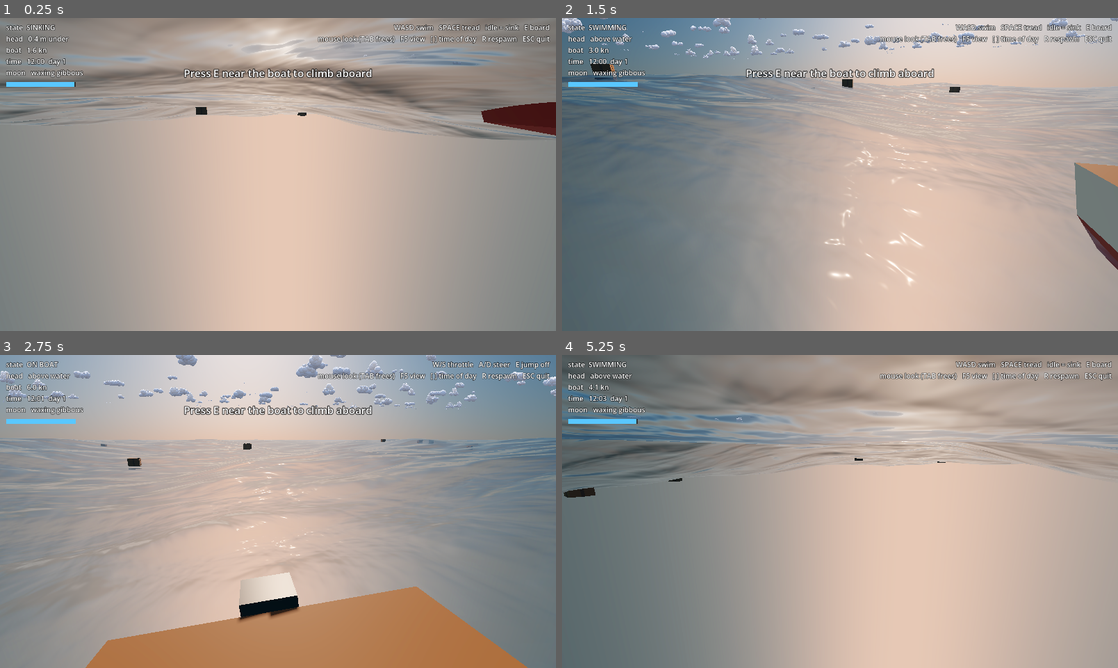
Above: before the commit, frames 1-4 (two rows, left to right).
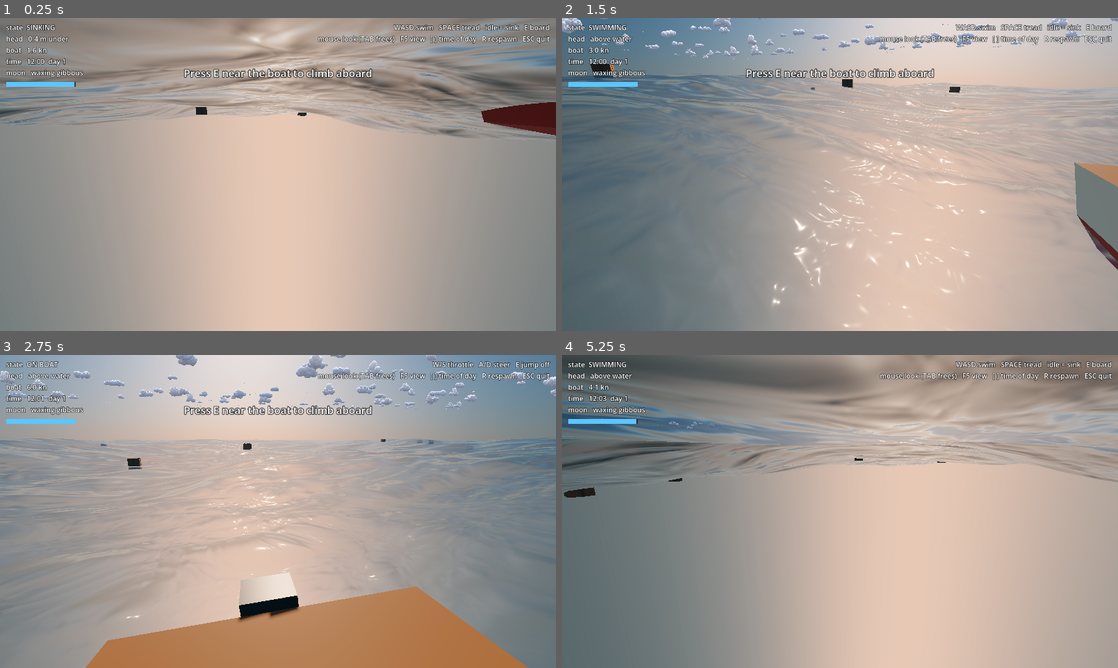
Above: after the commit, the same moments.

Repository: DocRountree/game
Game: Godot game, scene res://src/world/open_ocean/open_ocean.tscn
Two runs of this game, one before a commit and one after it. Both use one fixed random seed, a clock stepped at 60 frames per second and the inputs below.
Inputs (mouse positions are in pixels of both pictures, inside the frame that each line leads up to):
- Up to frame 1 (0.25 s): no input
- Up to frame 2 (1.5 s): tap E (interact) at 0.5, 1.25 s; move the mouse to (867, 174) at 0.52 s; hold W (move_forward) from 0.53 s (still down); tap Down (camera_down) at 0.6 s; move the mouse to (812, 174) at 1.27 s; tap Left (camera_left) at 1.35 s
- Up to frame 3 (2.75 s): keep holding W (move_forward); tap E (interact) at 2 s; move the mouse to (289, 505) at 2.02 s; tap Right (camera_right) at 2.1 s
- Up to frame 4 (5.25 s): tap E (interact) at 2.75, 3.5 s; move the mouse to (834, 517) at 2.77 s; tap Up (camera_up) at 2.85 s; move the mouse to (878, 514) at 3.52 s; hold E (interact) 3.53-4.28 s; move the mouse to (795, 508) at 4.27 s; tap Tab (toggle_mouse) at 4.35 s; move the mouse to (867, 511) at 5.02 s; release W (move_forward) at 5.03 s; hold S (move_back) from 5.03 s (still down); hold Space (tread) from 5.03 s (still down)

The runs differ from the first frame. In frame 1, 9.2% of the frame differs, in the area x 0-100%, y 0-39%; in frame 2, 2.5%; in frame 3, 1.6%; in frame 4, 12%, in the area x 0-100%, y 0-43%.

Commit message:
Short-crested water detail: curved crests and wave packets
- A broad, slowly drifting warp bends the small waves' crest lines over
  metres instead of letting them run straight forever.
- Each small wave comes in packets: an envelope fades it along its crest
  after ~2 wavelengths and along its travel after ~3, moving at the group
  velocity (half the crest speed), so crests are born at the back of a
  packet and die at its front. A floor keeps some roughness between
  packets. Same cost as before (a few extra multiplies per wave).

Diff:
--- a/src/systems/water/ocean/water.gdshader
+++ b/src/systems/water/ocean/water.gdshader
@@ -33,6 +33,10 @@
 uniform float detail_spread = 3.6;         // radians of direction spread around the wind
 uniform float detail_warp = 0.5;           // how much earlier waves bend later ones
 uniform float wind_angle = 0.45;           // radians (matches the main swell)
+uniform float detail_bend = 1.1;           // m: broad warp that curves crest lines over metres
+uniform float packet_crest = 2.2;          // crest length of a packet, in wavelengths
+uniform float packet_length = 3.0;         // packet length along travel, in wavelengths
+uniform float packet_floor = 0.3;          // between packets a wave keeps this share (never glassy)
 uniform sampler2D foam_noise : filter_linear_mipmap, repeat_enable;
 
 group_uniforms water;
@@ -63,8 +67,17 @@
 float hash1(float n) { return fract(sin(n * 91.3458) * 47453.5453); }
 
 // Summed slope of the procedural detail waves at undisplaced position p.
+// Real chop is short-crested: each little wave has a curved front that runs
+// only a few wavelengths. Two cheap tricks give that:
+//  - a broad, slowly drifting warp of the position bends crest lines over metres;
+//  - each wave comes in packets: an envelope fades it out along its crest after
+//    packet_crest wavelengths and along its travel after packet_length. The
+//    envelope moves at the group velocity (half the crest speed in deep water),
+//    so crests are born at the back of a packet and die at its front, as in the sea.
 vec2 detail_slope_at(vec2 p, float footprint) {
 	vec2 grad = vec2(0.0);
+	p += detail_bend * vec2(sin(dot(p, vec2(0.21, 0.13)) + time * 0.07) + 0.5 * sin(dot(p, vec2(-0.37, 0.52)) - time * 0.11),
+			sin(dot(p, vec2(-0.16, 0.24)) - time * 0.05) + 0.5 * sin(dot(p, vec2(0.48, 0.33)) + time * 0.09));
 	float lambda = detail_longest;
 	float amp_slope = detail_slope;
 	for (int i = 0; i < detail_waves; i++) {
@@ -76,10 +89,18 @@
 		float ang = wind_angle + (hash1(fi + 1.0) - 0.5) * detail_spread;
 		vec2 d = vec2(cos(ang), sin(ang));
 		float k = 6.2831853 / lambda;
-		float th = k * dot(d, p) - sqrt(9.81 * k) * time + hash1(fi + 17.0) * 6.2831853;
+		float omega = sqrt(9.81 * k);
+		float along = k * dot(d, p);
+		float th = along - omega * time + hash1(fi + 17.0) * 6.2831853;
 		// exponentiated sine: sharper crests, broader troughs, like real ripples
 		float e = exp(sin(th) - 1.0);
-		vec2 g = d * (amp_slope * e * cos(th) * fade);
+		// packet envelope: 0..1 with mean 0.25, lifted by packet_floor and rescaled
+		// so the overall roughness stays the same
+		float across = k * (d.y * p.x - d.x * p.y);
+		float env = (0.5 + 0.5 * sin(across / packet_crest + hash1(fi + 31.0) * 6.2831853))
+				* (0.5 + 0.5 * sin((along - 0.5 * omega * time) / packet_length + hash1(fi + 47.0) * 6.2831853));
+		env = packet_floor + (1.0 - packet_floor) * 4.0 * env;   // mean stays 1
+		vec2 g = d * (amp_slope * e * cos(th) * fade * env);
 		grad += g;
 		p += g * (lambda * detail_warp);
 		lambda *= detail_ratio;
Not shown, changed: docs/ARCHITECTURE.md
